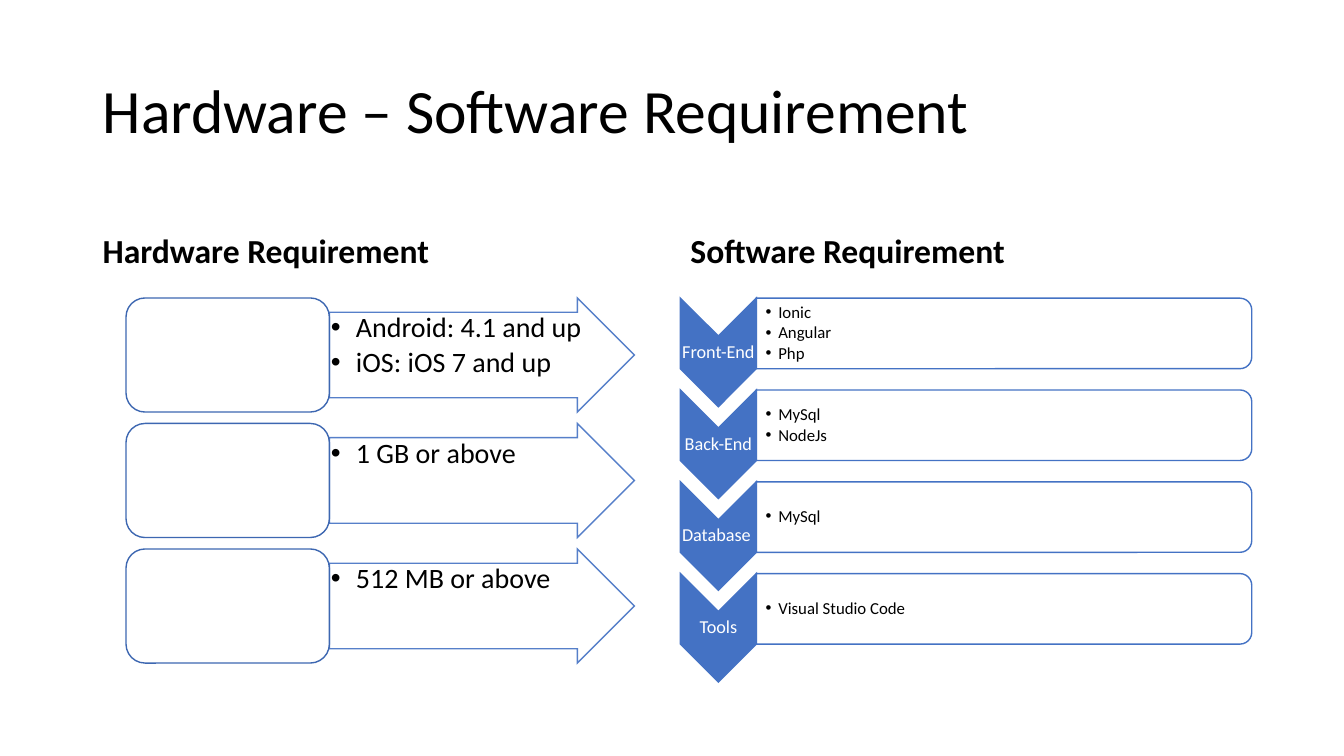
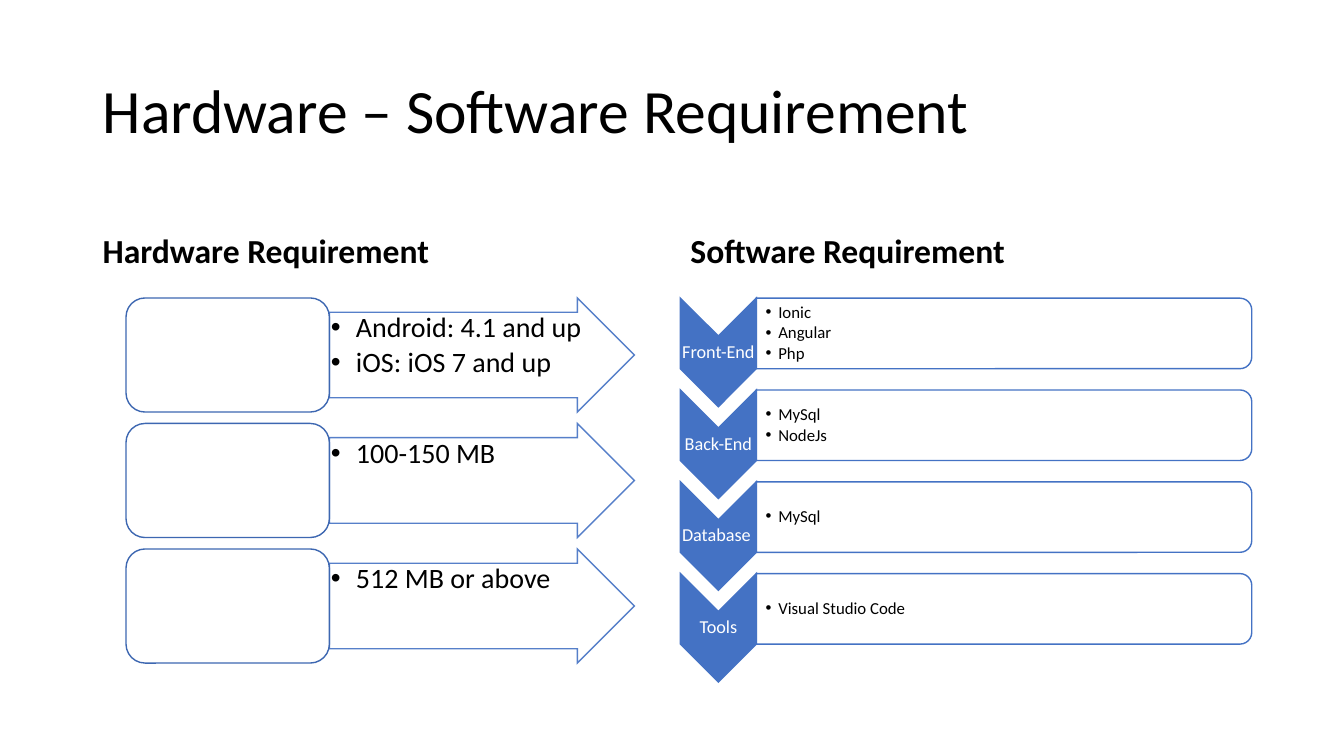
Before and after one commit to zeel91297/Project-Documents, a slide deck: slide 14 of Sem 5/Let’s Meet.pptx. Drawn at 1344x756 pixels with LibreOffice and Linux fonts; fonts in the diff are those of the drawing; background and template pictures are left out. Boxes give left, top, right and bottom in pixels: in the first picture for what was removed or moved away, otherwise in the second. Text is boxed around its words. In the diff, an @@ line names an element or a change of style, - is before the commit and + after.

```diff
--- a/Sem 5/Let’s Meet.pptx
+++ b/Sem 5/Let’s Meet.pptx
@@ text at box(356, 445, 495, 464): text changed @@
-  •• 1 GB or above
+  •• 100-150 MB
```
Also in this commit, not shown: 13 other slides changed, 1 slide added, 19 other files.
